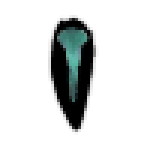
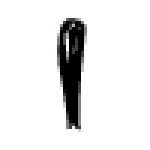
Layered file, before and after one edit (150px x 150px). Changes by layer:
added layer "Layer" above "arm_lower-3.png" over left=57, top=18, right=87, bottom=132
hid "arm_lower-3.png" over left=48, top=15, right=99, bottom=135
